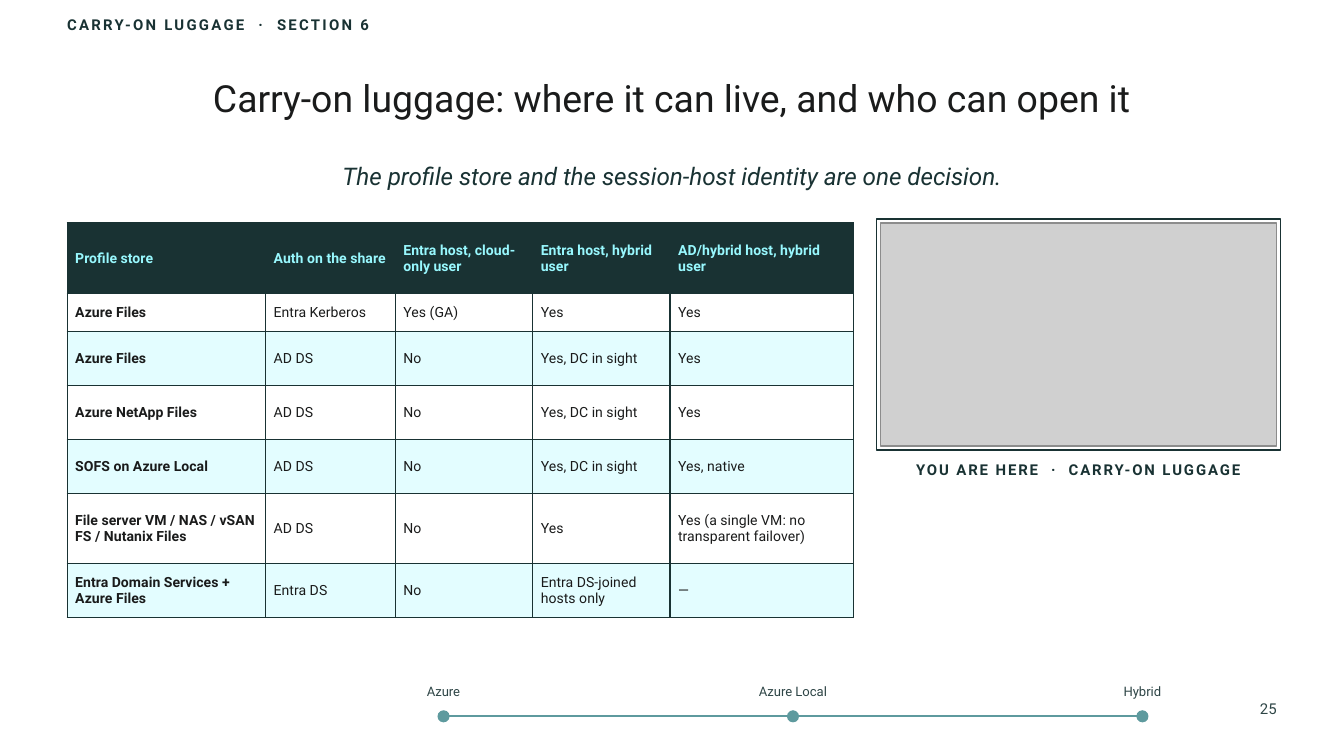
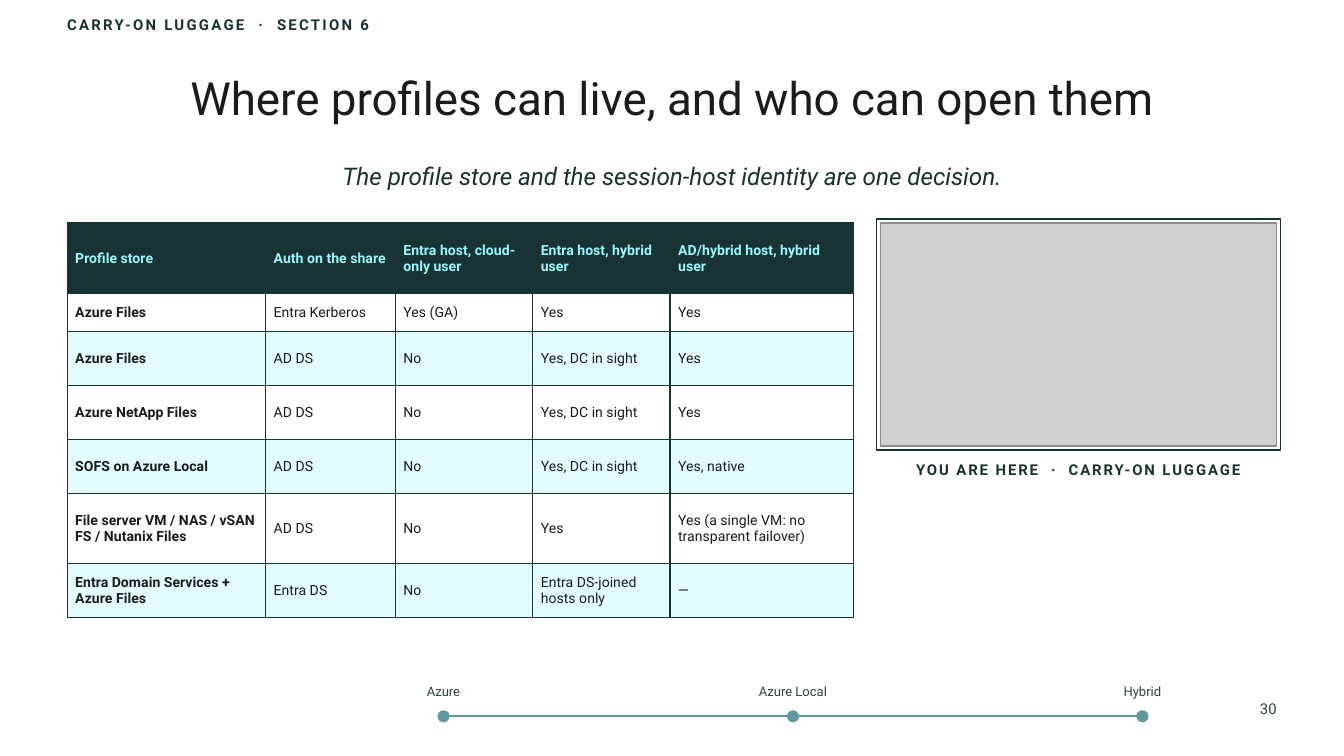
Before and after one commit to thisismydemo/nic2026_avd, a slide deck: slide 30 of presentation/AVD_Anywhere_NIC2026.pptx (slide 25 before the commit). Drawn at 1344x756 pixels with LibreOffice and Linux fonts; fonts in the diff are those of the drawing; grey boxes stand for pictures; background and template pictures are left out. Boxes give left, top, right and bottom in pixels: in the first picture for what was removed or moved away, otherwise in the second. Text is boxed around its words. In the diff, an @@ line names an element or a change of style, - is before the commit and + after.

```diff
--- a/presentation/AVD_Anywhere_NIC2026.pptx
+++ b/presentation/AVD_Anywhere_NIC2026.pptx
@@ title at (190,80,1153,125): text changed; size 20 to 24.5 pt @@
-Carry-on luggage: where it can live, and who can open it
+Where profiles can live, and who can open them
@@ text at (1260,703,1277,714): text changed @@
-25
+30
```
Also in this commit, not shown: 24 other slides changed, 15 slides added, 8 slides removed, 1 other file.
